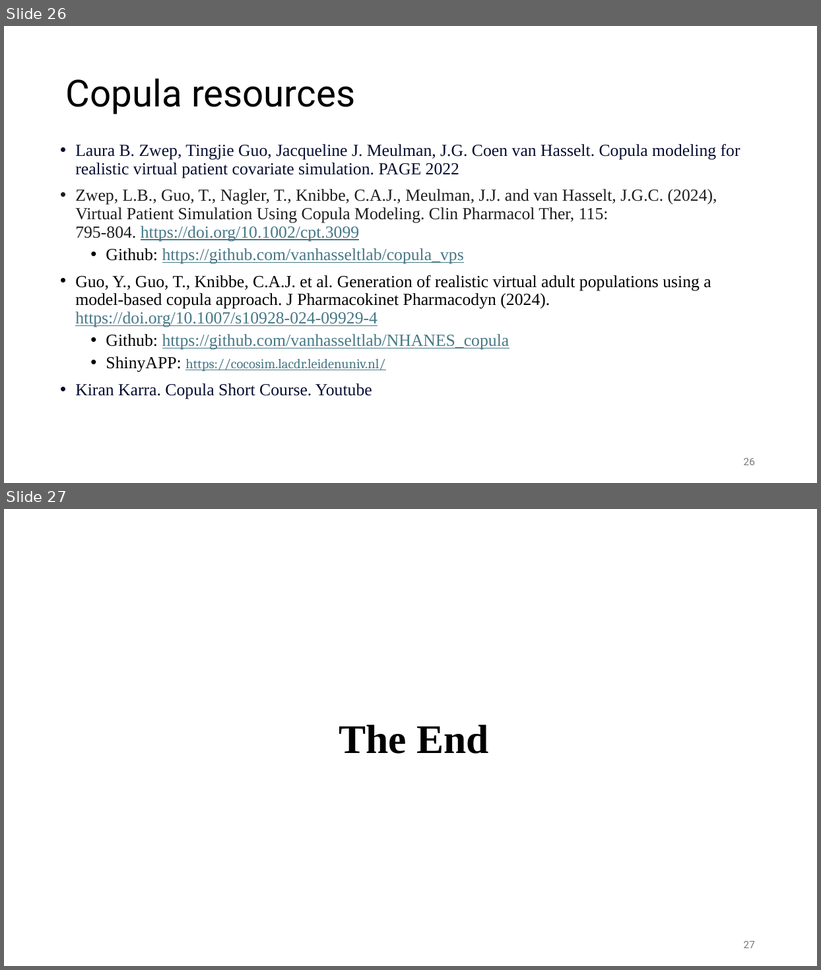
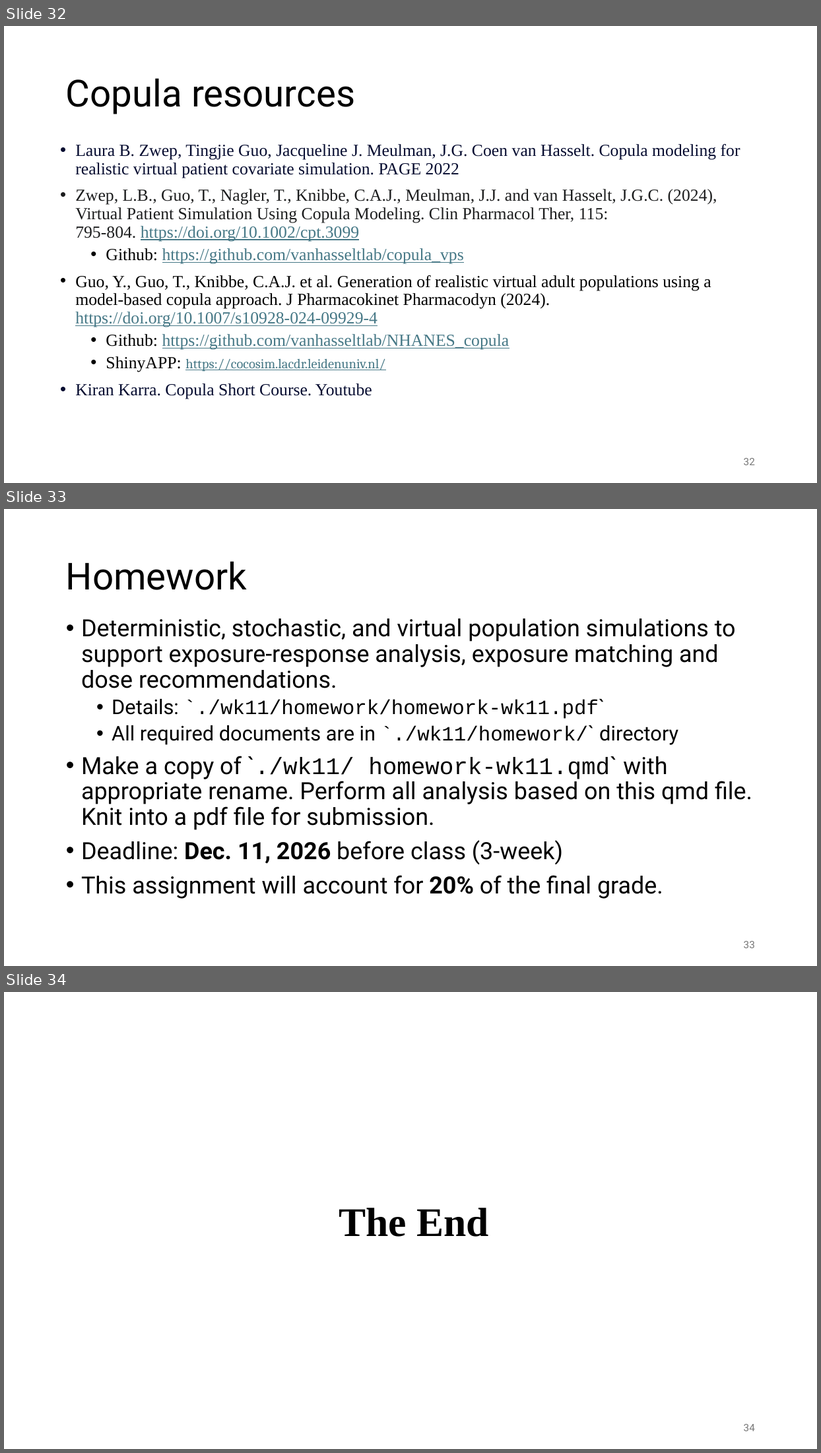
Before and after one commit to UMN-ECP-PMX/ecp8506_26f, a slide deck: wk11/wk11_slides.pptx. Shown one above the other, each under a label of ours: slides 26 and 27 before the commit, slides 32, 33 and 34 after it. The pictures are 821x970 and 821x1453 pixels, drawn with LibreOffice and Linux fonts; fonts in the diff are those of the drawing. Boxes give left, top, right and bottom in pixels: in the first picture for what was removed or moved away, otherwise in the second. Text is boxed around its words. In the diff, an @@ line names an element or a change of style, - is before the commit and + after.

Commit message:
Update week 11 slides

```diff
--- a/wk11/wk11_slides.pptx
+++ b/wk11/wk11_slides.pptx
@@ slide 33 added at [4, 509, 817, 966], background #FFFFFF @@
@@ title added at [66, 561, 247, 590], 44 pt, text #000000 @@
+Homework
@@ text added at [81, 619, 752, 899], 28 pt, text #000000 @@
+• Deterministic, stochastic, and virtual population simulations to support exposure-response analysis, exposure matching and dose recommendations.
+  • Details: `./wk11/homework/homework-wk11.pdf`
+  • All required documents are in `./wk11/homework/` directory
+• Make a copy of `./wk11/ homework-wk11.qmd` with appropriate rename. Perform all analysis based on this qmd file. Knit into a pdf file for submission.
+• Deadline: Dec. 11, 2026 before class (3-week)
+• This assignment will account for 20% of the final grade.
@@ page number added at [744, 941, 755, 949], 12 pt, text #797979 @@
+33
@@ what was slide 26 is now slide 32 @@
@@ page number at [744, 458, 755, 466]: text changed @@
-26
+32
@@ what was slide 27 is now slide 34 @@
@@ page number at [744, 1424, 755, 1432]: text changed @@
-27
+34
```
Also in this commit, not shown: 13 slides changed, 9 other slides added, 3 slides removed, 3 other files.
